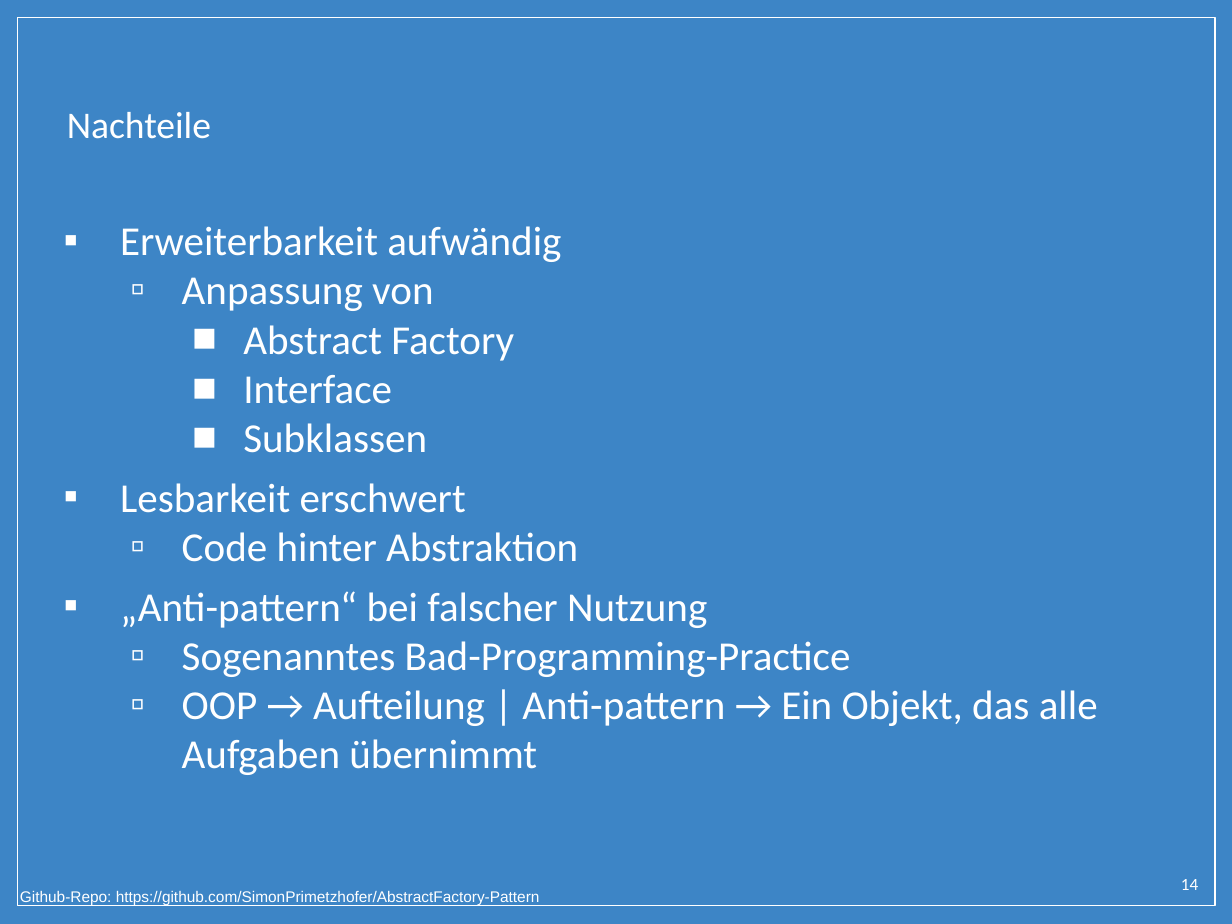
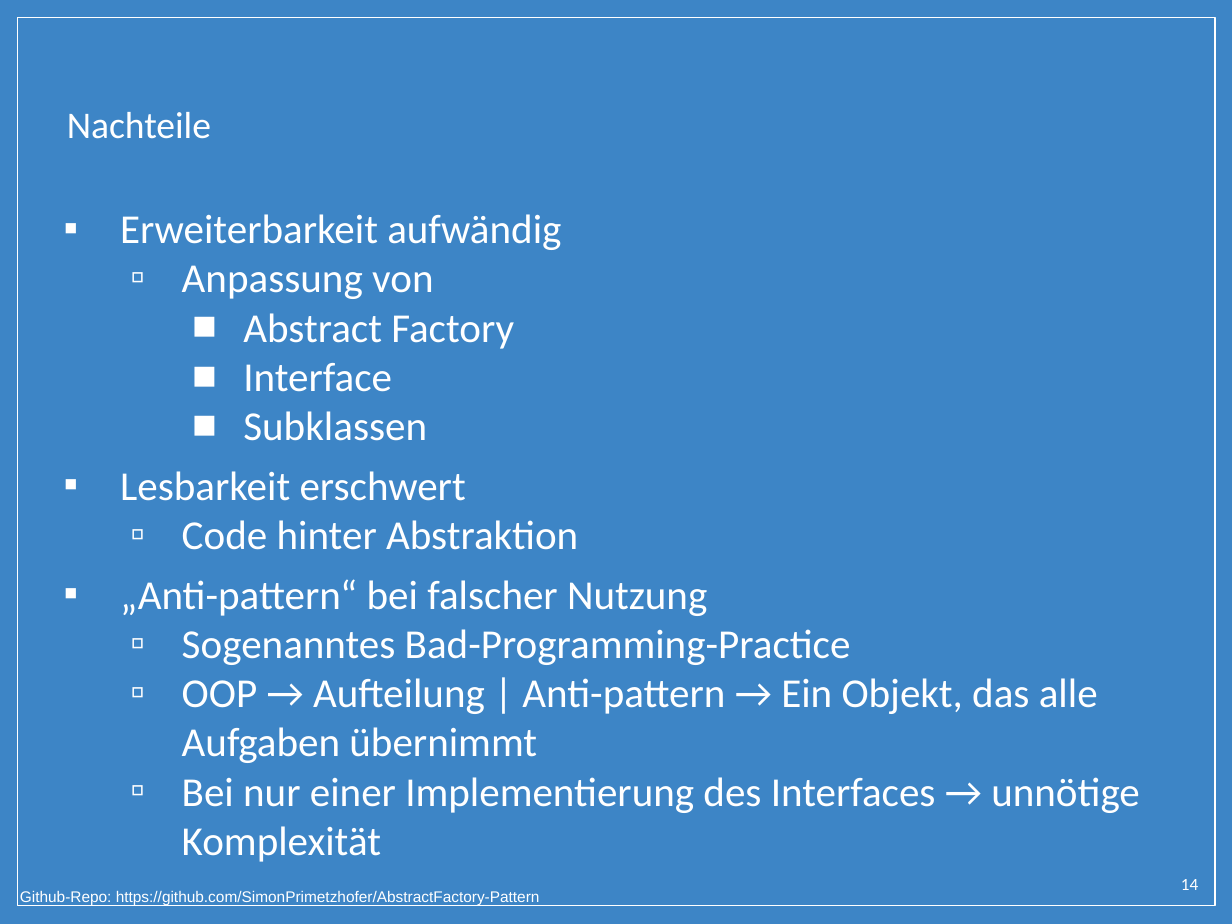
Before and after one commit to SimonPrimetzhofer/AbstractFactory-Pattern, a slide deck: slide 14 of Presentation/Abstract_Factory.pptx. Drawn at 1232x924 pixels with LibreOffice and Linux fonts; fonts in the diff are those of the drawing; background and template pictures are left out. Boxes give left, top, right and bottom in pixels: in the first picture for what was removed or moved away, otherwise in the second. Text is boxed around its words. In the diff, an @@ line names an element or a change of style, - is before the commit and + after.

Commit message:
Presentation and Handout adjustments

```diff
--- a/Presentation/Abstract_Factory.pptx
+++ b/Presentation/Abstract_Factory.pptx
@@ text "Erweiterbarkeit aufwändig": place and size @@
-text "Erweiterbarkeit aufwändig" at [120,226,1098,775]
+text "Erweiterbarkeit aufwändig" at [120,214,1140,862]
@@ text at [182,777,1140,862]: paragraph added @@
+  ▫ Bei nur einer Implementierung des Interfaces → unnötige Komplexität
```
Also in this commit, not shown: 1 other file.
